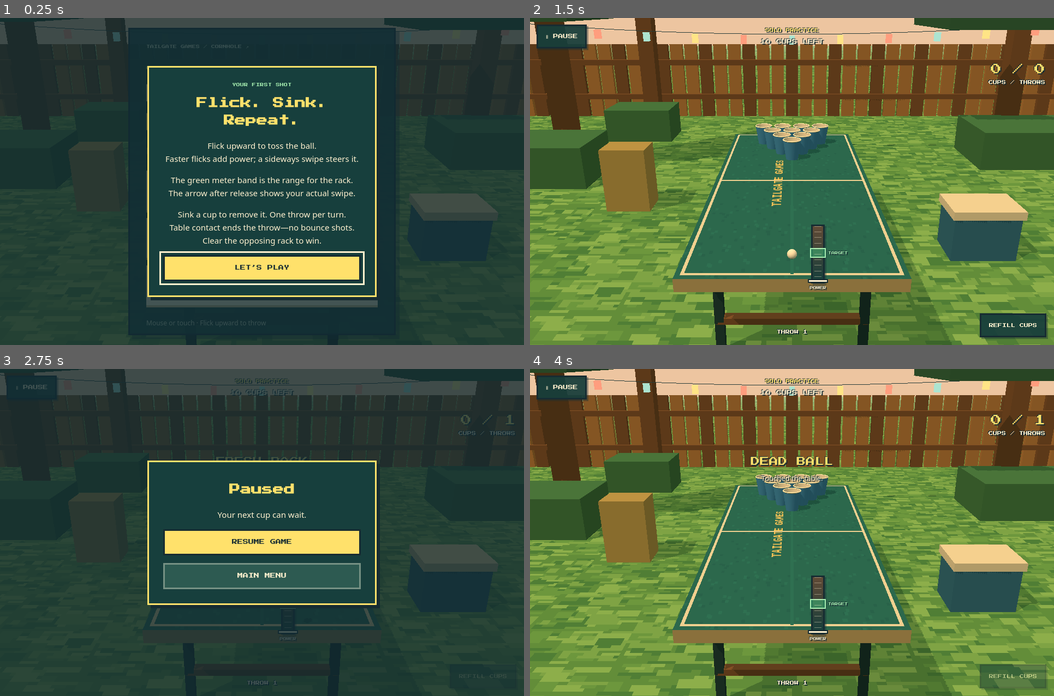
Above: before the commit, frames 1-4 (two rows, left to right).
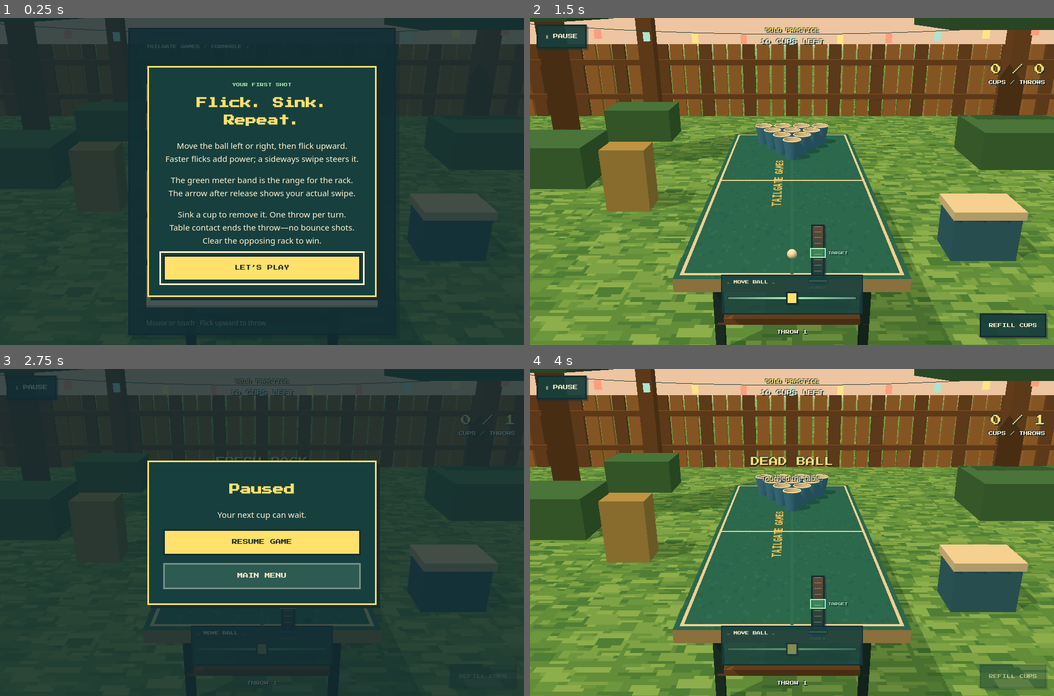
Above: after the commit, the same moments.

Repository: Ashe-Oro/backyard-games
Game: browser game, page beer-pong/index.html
The game is run twice, just before and just after one commit, with the same random seed, the same clock (stepped at 60 frames per second) and the same inputs.
Inputs (mouse positions are in pixels of both pictures, inside the frame that each line leads up to):
- Up to frame 1 (0.25 s): no input
- Up to frame 2 (1.5 s): click "LET’S PLAY" at 0.27 s; click "SOLO PRACTICE Unlimited throw…" at 0.52 s; move the mouse to (792, 214) at 1.07 s; click (792, 299) at 1.27 s
- Up to frame 3 (2.75 s): move the mouse to (157, 499) at 1.67 s; click (262, 643) at 1.87 s; click "REFILL CUPS" at 2.02 s; press the mouse at (366, 483) at 2.27 s; release the mouse at (262, 467) at 2.4 s; click (262, 643) at 2.47 s; tap Escape at 2.52 s
- Up to frame 4 (4 s): move the mouse to (870, 597) at 2.87 s; click "RESUME GAME" at 3.07 s; move the mouse to (661, 614) at 3.47 s; click (792, 643) at 3.67 s

The runs differ from the first frame. In frame 1, 0.3% of the frame differs, in the area x 33-67%, y 38-41%; in frame 2, 3.2%, in the area x 36-64%, y 78-91%; in frame 3, less than 0.1%; in frame 4, 3.2%.

Commit message:
Add adjustable Beer Pong release position

Diff:
--- a/beer-pong/game.js
+++ b/beer-pong/game.js
@@ -6,7 +6,8 @@
 const CUP_R=.078, CUP_H=.17, RIM_Y=TABLE_Y+CUP_H, HOLE_R=CUP_R-BALL_R-.006;
 const RELEASE_Y=1.09, RELEASE_Z=[.55,-2.95], ANGLE=52*Math.PI/180;
 const COLORS=[0xe75c46,0x448fc4], LABELS=['RED','BLUE'];
-const state={mode:'practice',phase:'menu',turn:0,paused:false,shots:[0,0],hits:[0,0],winner:null,power:0,delay:0,cpuTime:0};
+const state={mode:'practice',phase:'menu',turn:0,paused:false,shots:[0,0],hits:[0,0],positions:[0,0],winner:null,power:0,delay:0,cpuTime:0};
+const releaseX=team=>state.positions[team]*(team===0?1:-1);
 let ball=null,drag=null,viewTeam=0,accumulator=0,messageTime=0,swipeTimer;
 const wrap=$('game'), scene=new THREE.Scene();
 scene.background=new THREE.Color('#edc5a0');scene.fog=new THREE.Fog('#c9d6ac',12,35);
@@ -83,12 +84,12 @@
 function celebrate(cup){for(const p of sparks){p.mesh.position.set(cup.x,RIM_Y,cup.z);p.v.set((Math.random()-.5)*.7,.5+Math.random()*.6,(Math.random()-.5)*.7);p.life=.65;p.mesh.visible=true;}}
 function remaining(team){return cups.filter(c=>c.team===team&&c.alive).length;}
 function resetCups(){for(const c of cups){c.alive=true;c.enabled=state.mode!=='practice'||c.team===1;c.group.visible=c.enabled;c.group.scale.setScalar(1);}for(const s of sparks){s.life=0;s.mesh.visible=false;}}
-function powerForPoint(x,z,team=state.turn){const d=Math.hypot(x,z-RELEASE_Z[team]),dy=RIM_Y+BALL_R-RELEASE_Y;
+function powerForPoint(x,z,team=state.turn){const d=Math.hypot(x-releaseX(team),z-RELEASE_Z[team]),dy=RIM_Y+BALL_R-RELEASE_Y;
  const speed=Math.sqrt(G*d*d/(2*Math.cos(ANGLE)**2*(d*Math.tan(ANGLE)-dy)));return clamp((speed-3.2)/3.4,0,1);}
 function targetWindow(){const rack=cups.filter(c=>c.team===1-state.turn&&c.alive);const powers=rack.map(c=>powerForPoint(c.x,c.z));
  return powers.length?{lo:Math.min(...powers)-.012,hi:Math.max(...powers)+.012}:{lo:.4,hi:.6};}
 function newBall(team,power,slope=0){const direction=team===0?-1:1,screenRight=team===0?1:-1,yaw=clamp(Math.atan(slope)*.65,-.35,.35),speed=3.2+clamp(power,0,1)*3.4;
- return {team,power,state:'fly',p:new THREE.Vector3(0,RELEASE_Y,RELEASE_Z[team]),prev:new THR …(216 unchanged characters)…
+ return {team,power,state:'fly',p:new THREE.Vector3(releaseX(team),RELEASE_Y,RELEASE_Z[team]),prev:new THR …(216 unchanged characters)…
 function stepBall(b,dt){
  if(b.state!=='fly')return;b.age+=dt;b.prev.copy(b.p);b.v.y-=G*dt;b.p.addScaledVector(b.v,dt);
  for(const c of cups){
@@ -125,8 +126,11 @@
 function resize(){const w=wrap.clientWidth,h=wrap.clientHeight,scale=Math.max(1,Math.round(Math.min(h,w*.9)/430));renderer.setSize(Math.ceil(w/scale),Math.ceil(h/scale),false);setCamera();$('swipe-feedback').classList.remove('show');}
 addEventListener('resize',resize);resize();
 function positionMeter(){
- const meter=$('meter'),p=new THREE.Vector3((viewTeam===0?1:-1)*.045,RELEASE_Y,RELEASE_Z[state.turn]).project(camera),w=wrap.clientWidth,h=wrap.clientHeight;
- meter.style.left=`${clamp((p.x+1)*w/2+14,14,w-meter.offsetWidth-64)}px`;
+ const meter=$('meter'),right=viewTeam===0?1:-1,w=wrap.clientWidth,h=wrap.clientHeight;
+ const p=new THREE.Vector3(releaseX(state.turn)+right*.045,RELEASE_Y,RELEASE_Z[state.turn]).project(camera);
+ let left=(p.x+1)*w/2+14;const flip=left>w-meter.offsetWidth-64;
+ if(flip){const edge=new THREE.Vector3(releaseX(state.turn)-right*.045,RELEASE_Y,RELEASE_Z[state.turn]).project(camera);left=(edge.x+1)*w/2-14-meter.offsetWidth;}
+ meter.classList.toggle('left-side',flip);meter.style.left=`${clamp(left,14,w-meter.offsetWidth-14)}px`;
  meter.style.top=`${clamp((1-p.y)*h/2,meter.offsetHeight/2+20,h-meter.offsetHeight/2-34)}px`;meterDirty=false;
 }
 function setPower(power){state.power=clamp(power,0,1);const w=targetWindow(),meter=$('meter');
@@ -142,13 +146,16 @@
  $('scoreboard').hidden=state.mode==='practice';$('practice-stats').hidden=state.mode!=='practice';$('practice-hits').textContent=`${state.hits[0]} / ${state.shots[0]}`;
  $('shot-count').textContent=`${state.mode==='practice'?'':LABELS[state.turn]+' · '}THROW ${state.shots[state.turn]+(['aim','cpu','handoff'].includes(state.phase)?1:0)}`;
  $('refill').hidden=state.mode!=='practice';$('refill').disabled=state.phase!=='aim'||state.paused;
+ $('ball-position-control').hidden=state.mode==='cpu'&&state.turn===1||['menu','over','handoff'].includes(state.phase);
+ $('ball-position').disabled=!humanReady();$('ball-position').value=String(Math.round(state.positions[state.turn]/.28*100));
+ $('ball-position').setAttribute('aria-valuetext',state.positions[state.turn]===0?'Center':`${Math.round(Math.abs(state.positions[state.turn])/.28*100)}% ${state.positions[state.turn]<0?'left':'right'}`);
  $('meter').hidden=state.mode==='cpu'&&state.turn===1||state.phase==='over'||state.phase==='handoff';
  const w=targetWindow();$('meter-target').style.bottom=`${w.lo*100}%`;$('meter-target').style.height=`${(w.hi-w.lo)*100}%`;meterDirty=true;
 }
 function closeDialogs(){for(const dialog of document.querySelectorAll('dialog'))if(dialog.open)dialog.close();}
 function showMenu(){closeDialogs();clearTimeout(wheelTimer);wheel=[];state.phase='menu';state.paused=false;ball=null;dr …(268 unchanged characters)…
 function startMatch(mode='practice'){
- if(!['practice','cpu','two'].includes(mode))return;closeDia …(109 unchanged characters)… tate.shots=[0,0];state.hits=[0,0];state.winner=null;state.power=0;state.delay=0; …(71 unchanged characters)…
+ if(!['practice','cpu','two'].includes(mode))return;closeDia …(109 unchanged characters)… tate.shots=[0,0];state.hits=[0,0];state.positions=[0,0];state.winner=null;state.power=0;state.delay=0; …(71 unchanged characters)…
  $('menu').hidden=true;$('hud').hidden=false;$('message').classList.remove('show');$('swipe-feedback').classList.remove('show');resetCups();setCamera();beginTurn();
 }
 function beginTurn(){
@@ -165,7 +172,7 @@
 function cpuShot(){
  const rack=cups.filter(c=>c.team===0&&c.alive),cup=rack[Math.floor(Math.random()*rack.length)];
  if(!cup)return;const precise=Math.random()<.32,jitter=precise?.025:.30,x=cup.x+(Math.random()-.5)*jitter*2,z=cup.z+(Math.random()-.5)*(precise?.035:.24);
- const d=Math.abs(z-RELEASE_Z[1]),yaw=Math.atan2(-x,d),slope=Math.tan(yaw/.65);
+ const d=Math.abs(z-RELEASE_Z[1]),yaw=Math.atan2(-(x-releaseX(1)),d),slope=Math.tan(yaw/.65);
  launchShot(powerForPoint(x,z,1),slope);
 }
 function finishShot(scoredCup=null){
@@ -190,10 +197,11 @@
 $('refill').onclick=refillCups;$('play-again').onclick=()=>state.mode==='practice'?refillCups():startMatch(state.mode);
 $('result').oncancel=event=>event.preventDefault();$('help-done').onclick=()=>$('help').close();
 function humanReady(){return state.phase==='aim'&&!state.paused&&!document.querySelector('dialog[open]');}
+$('ball-position').oninput=()=>{if(!humanReady())return;state.positions[state.turn]=Number($('ball-position').value)/100*.28;held.position.set(releaseX(state.turn),RELEASE_Y,RELEASE_Z[state.turn]);updateHud();setPower(state.power);};
 function flickFrom(points){if(points.length<2)return null;const end=points.at(-1);let i=points.length-2;while(i>0&&end. …(203 unchanged characters)…
 function powerFromFlick(up){return clamp((up-.35)/5.6,0,1);}
 function showSwipe(flick){const rect=wrap.getBoundingClientRect(),svg=$('swipe-feedback');svg.setAttribute('viewBox',`0 …(362 unchanged characters)…
-wrap.addEventListener('pointerdown',event=>{if(event.target.closest('button,a,dialog,#menu')||!humanReady())return;$(' …(211 unchanged characters)…
+wrap.addEventListener('pointerdown',event=>{if(event.target.closest('button,a,input,label,dialog,#menu')||!humanReady())return;$(' …(211 unchanged characters)…
 wrap.addEventListener('pointermove',event=>{if(!drag||event.pointerId!==drag.id)return;const samples=event.getCoalesced …(302 unchanged characters)…
 wrap.addEventListener('pointerup',event=>{
  if(!drag||event.pointerId!==drag.id)return;const points=drag.points,last=points.at(-1);if(last.x!==event.clientX||last.y!==event.clientY)points.push({x:event.clientX,y:event.clientY,t:event.timeStamp});
@@ -204,7 +212,7 @@
 addEventListener('blur',()=>{drag=null;wrap.classList.remove('drag');});
 addEventListener('keydown',event=>{if(document.querySelector('dialog[open]'))return;if(event.key==='Escape'){event.preventDefault();pauseGame();}});
 let wheel=[],wheelTimer;
-wrap.addEventListener('wheel',event=>{if(event.target.closest('button,a,dialog,#menu')||!humanReady())return;eve …(525 unchanged characters)…
+wrap.addEventListener('wheel',event=>{if(event.target.closest('button,a,input,label,dialog,#menu')||!humanReady())return;eve …(525 unchanged characters)…
 
 const clock=new THREE.Clock();
 function frame(){
@@ -224,7 +232,7 @@
   }
   for(const p of sparks)if(p.life>0){p.life-=dt;p.v.y-=G*dt;p.mesh.position.addScaledVector(p.v,dt);p.mesh.visible=p.life>0;}
  }
- held.visible=['aim','cpu'].includes(state.phase);if(held.visible)held.position.set(0,RELEASE_Y,RELEASE_Z[state.turn]);
+ held.visible=['aim','cpu'].includes(state.phase);if(held.visible)held.position.set(releaseX(state.turn),RELEASE_Y,RELEASE_Z[state.turn]);
  if(meterDirty&&state.phase!=='menu')positionMeter();renderer.render(scene,camera);requestAnimationFrame(frame);
 }
 showMenu();
--- a/beer-pong/index.html
+++ b/beer-pong/index.html
@@ -28,6 +28,7 @@
       <div id="meter-fill"></div><div id="meter-target"><span>TARGET</span></div><div id="meter-marker"></div><span class="meter-caption">POWER</span>
     </div>
     <button id="refill" class="pixel-button" hidden>REFILL CUPS</button>
+    <label id="ball-position-control" for="ball-position"><span>← MOVE BALL →</span><input id="ball-position" type="range" min="-100" max="100" value="0" step="1" aria-label="Ball starting position" aria-valuetext="Center"></label>
     <span id="shot-count">THROW 1</span>
     <svg id="swipe-feedback" aria-hidden="true"><defs><marker id="swipe-tip" viewBox="0 0 10 10" refX="9" refY="5" mark …(271 unchanged characters)…
   </div>
@@ -45,7 +46,7 @@
   </section>
   <dialog id="help" class="dialog-card" aria-labelledby="help-title">
     <p class="eyebrow">YOUR FIRST SHOT</p><h2 id="help-title">Flick. Sink. Repeat.</h2>
-    <p>Flick upward to toss the ball.<br>Faster flicks add power; a sideways swipe steers it.</p>
+    <p>Move the ball left or right, then flick upward.<br>Faster flicks add power; a sideways swipe steers it.</p>
     <p>The green meter band is the range for the rack.<br>The arrow after release shows your actual swipe.</p>
     <p>Sink a cup to remove it. One throw per turn.<br>Table contact ends the throw—no bounce shots.<br>Clear the opposing rack to win.</p>
     <button id="help-done" autofocus>LET’S PLAY</button>
--- a/beer-pong/style.css
+++ b/beer-pong/style.css
@@ -8,6 +8,15 @@
 #scoreboard{position:absolute;top:76px;left:16px;right:16px;display:flex;justify-content:space-between}.team{display:gr …(412 unchanged characters)…
 #practice-stats{position:absolute;right:16px;top:84px;display:grid;gap:10px;text-align:right;font-size:8px}#practice-st …(204 unchanged characters)…
 #refill{position:absolute;right:14px;bottom:max(14px,env(safe-area-inset-bottom));font-size:8px}
+#ball-position-control{position:absolute;left:50%;bottom:56px;transform:translateX(-50%);width:clamp(180px,48vw,260px);padding:6px 10px;background:#173f3ddd;border:2px solid var(--ink);display:grid;gap:2px;pointer-events:auto;text-shadow:none}
+#ball-position-control>span{font-size:7px;color:var(--cream);line-height:1.6}
+#ball-position{appearance:none;-webkit-appearance:none;width:100%;height:44px;margin:0;background:transparent;cursor:ew-resize;touch-action:none}
+#ball-position::-webkit-slider-runnable-track{height:6px;background:linear-gradient(90deg,#5a8877,#a7efb1 49%,#a7efb1 51%,#5a8877);border:1px solid var(--ink)}
+#ball-position::-webkit-slider-thumb{appearance:none;-webkit-appearance:none;width:22px;height:24px;background:var(--gold);border:3px solid var(--ink);margin-top:-10px;box-shadow:2px 2px 0 #172c3266}
+#ball-position::-moz-range-track{height:6px;background:#5a8877;border:1px solid var(--ink)}#ball-position::-moz-range-thumb{width:18px;height:20px;border-radius:0;background:var(--gold);border:3px solid var(--ink)}
+#ball-position:disabled{opacity:.45;cursor:default}#ball-position:focus-visible{outline:2px solid var(--cream);outline-offset:2px}
+#meter.left-side #meter-target span{left:auto;right:calc(100% + 6px)}
+@media(max-height:480px){#ball-position-control{bottom:10px}#shot-count{left:16px;transform:none}}
 #message{position:absolute;top:26%;left:10%;right:10%;text-align:center;color:var(--gold);font-size:clamp(14px,2.8vmin,26px);opacity:0;transition:opacity .18s;line-height:1.7}#message.show{opacity:1}#message small{display:block;color:var(--cream);font:13px/1.7 system-ui,sans-serif;margin-top:4px}
 #meter{position:absolute;width:25px;height:clamp(90px,18vh,145px);transform:translateY(-50%);border:3px solid var(--ink);background:linear-gradient(#614a36,#153e3b);box-shadow:3px 3px 0 #172c3266}
 #meter::after{content:'';position:absolute;inset:0 3px;background:repeating-linear-gradient(0deg,transparent 0 calc(10% - 1px),#fff1cf66 calc(10% - 1px) 10%);pointer-events:none}
--- /dev/null
+++ b/tests/beer_pong_position_check.cjs
@@ -0,0 +1,52 @@
+const {chromium}=require('playwright-core');
+const assert=require('node:assert/strict');
+const path=require('node:path');
+const BASE=process.env.BASE_URL||'http://127.0.0.1:8012';
+(async()=>{
+ const browser=await chromium.launch();
+ try{
+  const context=await browser.newContext({viewport:{width:1280,height:800},hasTouch:true}),page=await context.newPage(),errors=[];
+  page.on('pageerror',e=>errors.push(e.message));await page.addInitScript(()=>localStorage.setItem('tailgate-beer-pong-help-seen','1'));
+  await page.goto(BASE+'/beer-pong/');await page.waitForFunction(()=>!!window.__pong);
+  await page.locator('[data-mode=practice]').click();const slider=page.getByRole('slider',{name:'Ball starting position'});
+  for(const [width,height]of [[1280,800],[390,844],[844,390]]){
+   await page.setViewportSize({width,height});
+   for(const key of ['Home','End']){
+    await slider.focus();await slider.press(key);await page.evaluate(()=>new Promise(r=>requestAnimationFrame(()=>requestAnimationFrame(r))));
+    const view=await page.evaluate(()=>{const st=__pong.state,p=__pong._screen(...st.held.p),meter=document.querySelector('#meter').getBoundingClientRect(),label=document.querySelector('#meter-target span').getBoundingClientRect(),control=document.querySelector('#ball-position-control').getBoundingClientRect();return {st,p,meter:{left:meter.left,right:meter.right,top:meter.top,bottom:meter.bottom},label:{left:label.left,right:label.right},control:{top:control.top,bottom:control.bottom}};});
+    assert.equal(view.st.positions[0],key==='Home'?-.28:.28);assert.equal(view.st.held.p[0],view.st.positions[0]);
+    assert(view.p.x>15&&view.p.x<width-15);assert.equal(view.st.shots[0],0,'Moving the slider must not throw');
+    assert(view.meter.left>5&&view.meter.right<width-5&&view.meter.bottom<height-10);
+    assert(view.label.left>0&&view.label.right<width,'Meter target label must remain visible');
+    assert(view.meter.right<view.p.x-8||view.meter.left>view.p.x+8,'Meter must not cover the moved ball');
+    assert(view.control.top>0&&view.control.bottom<height);
+    if(process.env.SHOTS)await page.screenshot({path:path.join(process.env.SHOTS,`beer-pong-position-${width}-${key}.png`)});
+   }
+  }
+  // Touch-drag the thumb: the ball moves without starting a flick throw.
+  await page.setViewportSize({width:390,height:844});await slider.focus();await slider.press('Home');
+  const box=await slider.boundingBox(),cdp=await context.newCDPSession(page),y=box.y+box.height/2;
+  await cdp.send('Input.dispatchTouchEvent',{type:'touchStart',touchPoints:[{x:box.x+12,y}]});
+  await cdp.send('Input.dispatchTouchEvent',{type:'touchMove',touchPoints:[{x:box.x+box.width-12,y}]});
+  await cdp.send('Input.dispatchTouchEvent',{type:'touchEnd',touchPoints:[]});
+  assert((await page.evaluate(()=>__pong.state.positions[0]))>.22);assert.equal(await page.evaluate(()=>__pong.state.shots[0]),0);
+  // A real shot from the left position hits a left cup and starts at the displayed ball.
+  await page.setViewportSize({width:1280,height:800});await slider.focus();await slider.press('Home');
+  const shot=await page.evaluate(()=>{const held=__pong.state.held.p;__pong.throwWith(__pong._powerFor(16),0);return {held,p:__pong.state.ball.p};});
+  assert.deepEqual(shot.p,shot.held);assert.equal(shot.p[0],-.28);assert.equal(await slider.isEnabled(),false);
+  await page.waitForFunction(()=>__pong.state.phase==='aim');assert.equal(await page.evaluate(()=>__pong.state.cups[16].alive),false,'Actual flight must use the moved release point');
+  await page.locator('#refill').click();assert.equal(await page.evaluate(()=>__pong.state.positions[0]),-.28,'Refill must preserve position');
+  // Each local player keeps an independent, screen-relative starting position.
+  await page.evaluate(()=>__pong.startMatch('two'));await page.locator('#ready').click();await slider.focus();await slider.press('Home');
+  await page.evaluate(()=>__pong._dropAt(10));await page.waitForFunction(()=>__pong.state.phase==='handoff');await page.locator('#ready').click();
+  assert.equal(await page.evaluate(()=>__pong.state.positions[1]),0);await slider.focus();await slider.press('End');
+  const blue=await page.evaluate(()=>({held:__pong.state.held.p,point:__pong._screen(...__pong.state.held.p)}));
+  assert.equal(blue.held[0],-.28);assert(blue.point.x>640,'Blue right must remain screen-right after the camera flip');
+  await page.evaluate(()=>__pong._dropAt(0));await page.waitForFunction(()=>__pong.state.phase==='handoff');await page.locator('#ready').click();
+  assert.equal(await page.evaluate(()=>__pong.state.positions[0]),-.28);assert.equal(await slider.inputValue(),'-100');
+  await page.evaluate(()=>__pong.startMatch('cpu'));assert.deepEqual(await page.evaluate(()=>__pong.state.positions),[0,0]);
+  await page.evaluate(()=>__pong._dropAt(10));await page.waitForFunction(()=>__pong.state.phase==='cpu');
+  assert.equal(await slider.isVisible(),false,'CPU turn must not expose the human positioning control');
+  assert.deepEqual(errors,[]);console.log('Ball positioning: keyboard/touch, screen bounds, meter following, actual offset scoring and per-player persistence passed.');
+ }finally{await browser.close();}
+})().catch(e=>{console.error(e);process.exitCode=1;});
